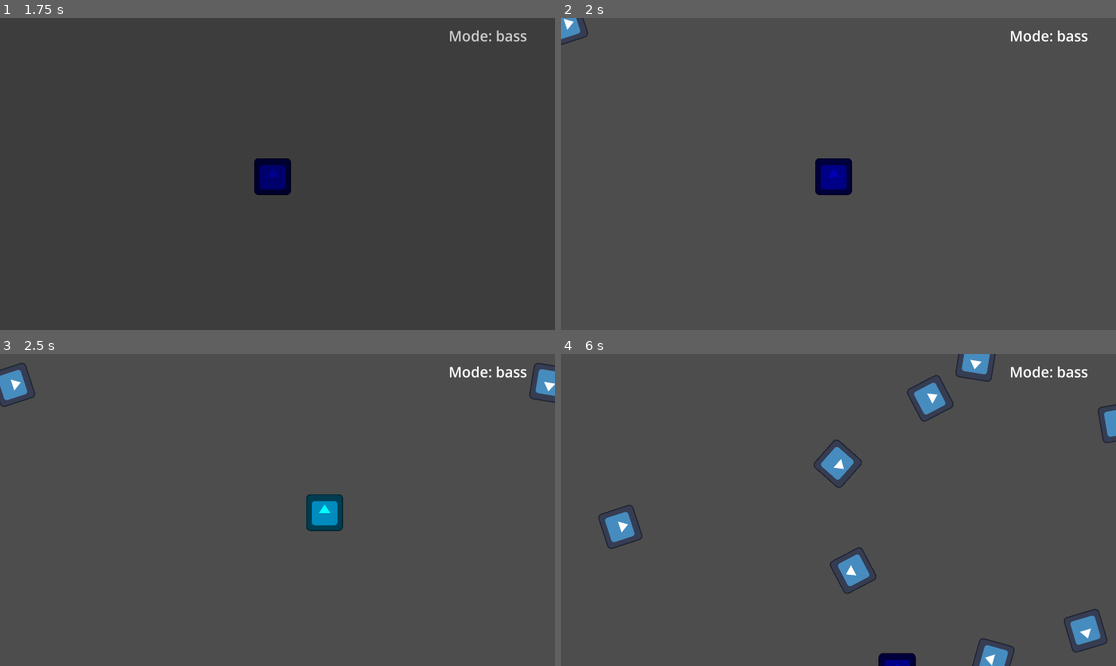
Above: before the commit, frames 1-4 (two rows, left to right).
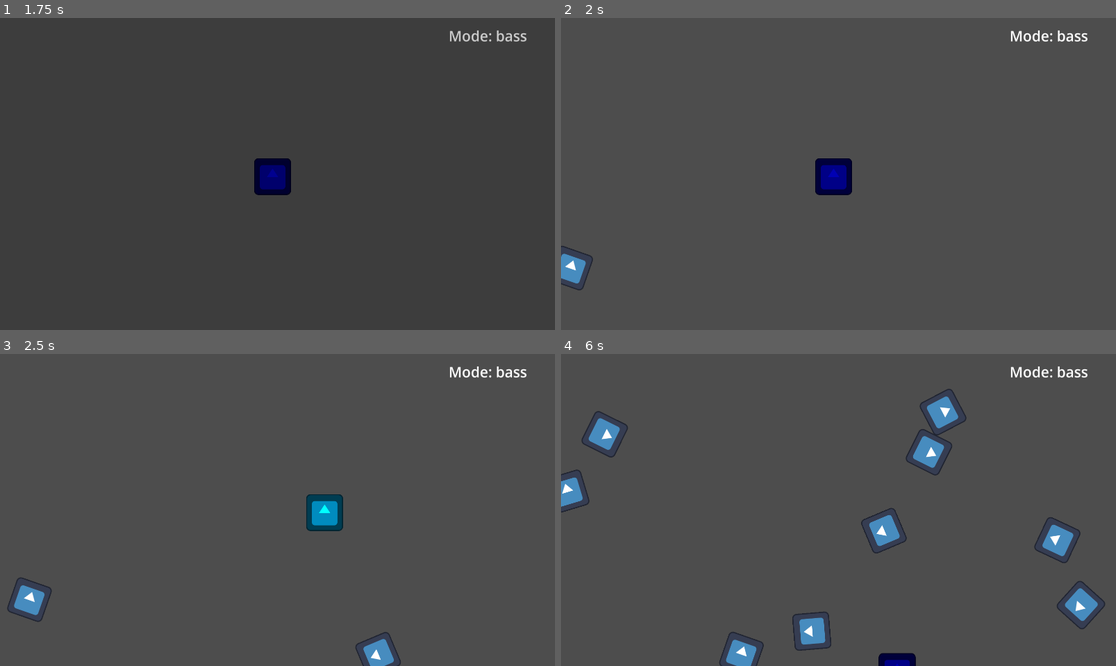
Above: after the commit, the same moments.

Repository: IAmToolbox/Composers-n-Devs-Jam
Game: Godot game, scene res://menu/title/title_screen.tscn
Two runs of this game, one before a commit and one after it. Both use one fixed random seed, a clock stepped at 60 frames per second and the inputs below. The engine's default icon, where the game draws it, is replaced by a stand-in: a white triangle on a blue panel in a dark square.
Inputs (mouse positions are in pixels of both pictures, inside the frame that each line leads up to):
- Up to frame 1 (1.75 s): click "start" at 0.5 s; click "start" at 1.25 s
- Up to frame 2 (2 s): no input
- Up to frame 3 (2.5 s): move the mouse to (399, 494) at 2.02 s; hold D (right) from 2.03 s (still down); click (399, 494) at 2.1 s
- Up to frame 4 (6 s): move the mouse to (727, 525) at 2.77 s; release D (right) at 2.78 s; hold S (down) 2.78-3.53 s; right-click (727, 525) at 2.85 s; move the mouse to (894, 441) at 3.52 s; hold D (right) 3.53-4.28 s; tap Q (switch_mode) at 3.6, 5.85 s; move the mouse to (810, 572) at 4.27 s; hold W (up) 4.28-5.03 s; click (810, 572) at 4.35 s; move the mouse to (1005, 556) at 5.02 s; hold A (left) from 5.03 s (still down); right-click (1005, 556) at 5.1 s; move the mouse to (672, 463) at 5.77 s

Frame 1 is identical in both runs. In frame 2, 0.6% of the frame differs, in the area x 0-6%, y 0-88%; in frame 3, 1.6%; in frame 4, 7.0%, in the area x 0-100%, y 0-100%.

Commit message:
created treble enemy class

Diff:
--- a/components/bass_enemy.tscn
+++ b/components/bass_enemy.tscn
@@ -7,7 +7,6 @@
 size = Vector2(128, 128)
 
 [node name="BassEnemy" type="RigidBody2D"]
-collision_mask = 0
 gravity_scale = 0.0
 script = ExtResource("1_43slc")
 
@@ -16,6 +15,7 @@
 
 [node name="CollisionShape2D" type="CollisionShape2D" parent="."]
 shape = SubResource("RectangleShape2D_2a5rb")
+disabled = true
 
 [node name="VisibleOnScreenNotifier2D" type="VisibleOnScreenNotifier2D" parent="."]
 
--- /dev/null
+++ b/components/treble_enemy.gd
@@ -0,0 +1,13 @@
+extends Enemy
+
+func _on_visible_on_screen_notifier_2d_screen_exited() -> void:
+	queue_free()
+
+var total_DT = 0
+func _process(delta) -> void:
+	total_DT += delta
+
+	$Sprite2D.position.x = (cos(5*total_DT)) * 20
+	$Sprite2D.position.y = (sin(7*total_DT)) * 20
+	$CollisionShape2D.position.x = (cos(5*total_DT)) * 20
+	$CollisionShape2D.position.y = (sin(7*total_DT)) * 20
--- /dev/null
+++ b/components/treble_enemy.tscn
@@ -0,0 +1,22 @@
+[gd_scene load_steps=4 format=3 uid="uid://bh2f7byf20ll4"]
+
+[ext_resource type="Script" uid="uid://dhtnp035gbn5u" path="res://components/treble_enemy.gd" id="1_oyd0b"]
+[ext_resource type="Texture2D" uid="uid://bcgfvs3fwj2t1" path="res://icon.svg" id="2_l15m4"]
+
+[sub_resource type="RectangleShape2D" id="RectangleShape2D_mwyr7"]
+size = Vector2(128, 128)
+
+[node name="TrebleEnemy" type="RigidBody2D"]
+gravity_scale = 0.0
+script = ExtResource("1_oyd0b")
+
+[node name="Sprite2D" type="Sprite2D" parent="."]
+texture = ExtResource("2_l15m4")
+
+[node name="CollisionShape2D" type="CollisionShape2D" parent="."]
+shape = SubResource("RectangleShape2D_mwyr7")
+disabled = true
+
+[node name="VisibleOnScreenNotifier2D" type="VisibleOnScreenNotifier2D" parent="."]
+
+[connection signal="screen_exited" from="VisibleOnScreenNotifier2D" to="." method="_on_visible_on_screen_notifier_2d_screen_exited"]
--- a/level/main_level.gd
+++ b/level/main_level.gd
@@ -1,6 +1,6 @@
 extends Node2D
 
-@export var enemy_scene: PackedScene
+@export var enemy_scene: Array[PackedScene]
 
 @onready var player = $player
 @onready var label = $Label
@@ -10,7 +10,7 @@
 	label.text = "Mode: " + player.mode
 
 func _on_enemy_spawn_timer_timeout() -> void: # TODO: Replace this function with something that allows the enemy to actually follow the player
-	var enemy = enemy_scene.instantiate()
+	var enemy = enemy_scene[randi_range(0,1)].instantiate()
 	var enemy_spawn_location := $EnemySpawn/EnemySpawnLocation
 	enemy_spawn_location.progress_ratio = randf()
 	enemy.position = enemy_spawn_location.position
--- a/level/main_level.tscn
+++ b/level/main_level.tscn
@@ -1,8 +1,9 @@
-[gd_scene load_steps=5 format=3 uid="uid://1ihtj3tw6hrw"]
+[gd_scene load_steps=6 format=3 uid="uid://1ihtj3tw6hrw"]
 
 [ext_resource type="Script" uid="uid://b8hhl235b7trv" path="res://level/main_level.gd" id="1_evyck"]
 [ext_resource type="PackedScene" uid="uid://b8en561csqn3k" path="res://components/bass_enemy.tscn" id="2_43ii6"]
 [ext_resource type="PackedScene" uid="uid://d2rbfsfprmshc" path="res://components/player.tscn" id="2_54fhk"]
+[ext_resource type="PackedScene" uid="uid://bh2f7byf20ll4" path="res://components/treble_enemy.tscn" id="3_43ii6"]
 
 [sub_resource type="Curve2D" id="Curve2D_o7jp2"]
 _data = {
@@ -12,7 +13,7 @@
 
 [node name="mainLevel" type="Node2D"]
 script = ExtResource("1_evyck")
-enemy_scene = ExtResource("2_43ii6")
+enemy_scene = Array[PackedScene]([ExtResource("2_43ii6"), ExtResource("3_43ii6")])
 
 [node name="player" parent="." instance=ExtResource("2_54fhk")]
 position = Vector2(943, 549)
Not shown, added: components/treble_enemy.gd.uid
